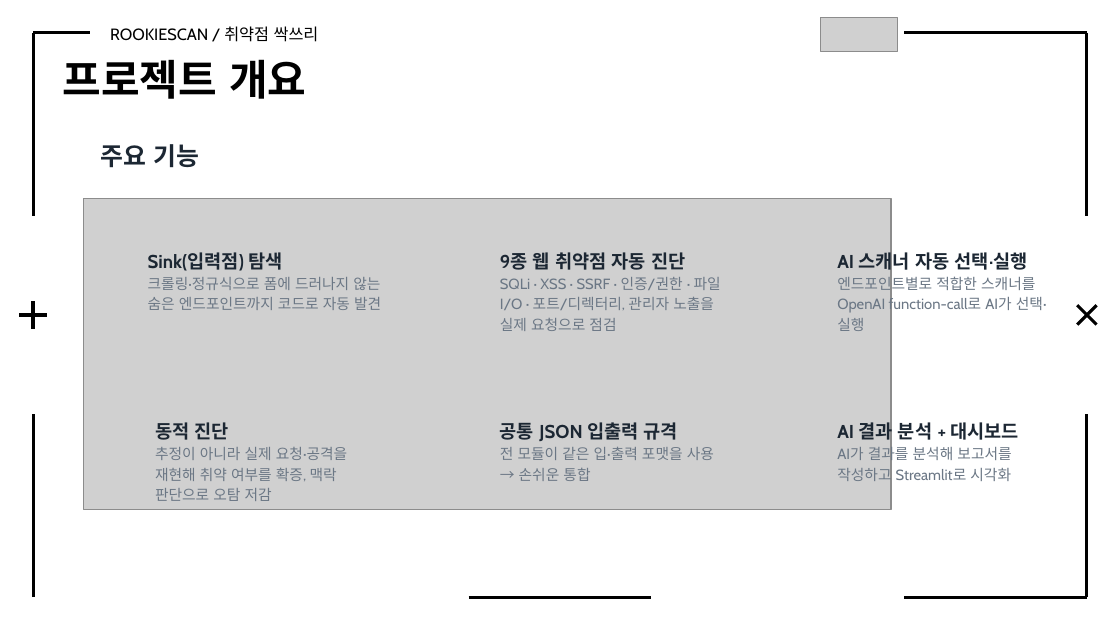
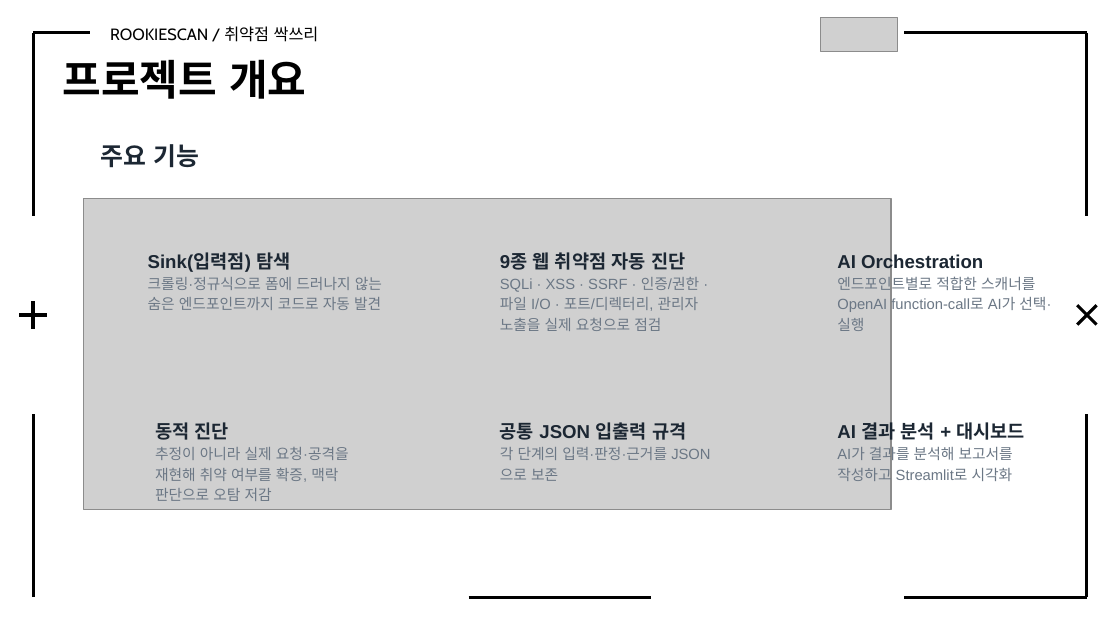
Before and after one commit to Rookies-34-3/Automatic-scanner-tool, a slide deck: slide 4 of 프로젝트 결과보고서_취약점 싹쓰리.pptx. Drawn at 1120x630 pixels with LibreOffice and Linux fonts; fonts in the diff are those of the drawing; grey boxes stand for pictures. Boxes give left, top, right and bottom in pixels: in the first picture for what was removed or moved away, otherwise in the second. Text is boxed around its words. In the diff, an @@ line names an element or a change of style, - is before the commit and + after.

```diff
--- a/프로젝트 결과보고서_취약점 싹쓰리.pptx
+++ b/프로젝트 결과보고서_취약점 싹쓰리.pptx
@@ text at (837, 254, 983, 273): text changed; font Cabin to Arial @@
-AI 스캐너 자동 선택·실행
+AI Orchestration
@@ text at (837, 274, 1051, 313): font Cabin to Arial in "엔드포인트별로 적합한 스캐너를 OpenAI function-call로 AI가 선택·실행" @@
@@ font Cabin to Arial in 4 elements at (148, 252, 382, 310), (155, 422, 349, 501), (500, 249, 699, 331), (837, 419, 1025, 484) @@
@@ text at (500, 447, 667, 481): text changed; font Cabin to Arial @@
-전 모듈이 같은 입·출력 포맷을 사용 → 손쉬운 통합
+각 단계의 입력·판정·근거를 JSON으로 보존
@@ text at (500, 422, 686, 440): font Cabin to Arial in "공통 JSON 입출력 규격" @@
```
Also in this commit, not shown: 5 other slides changed.
